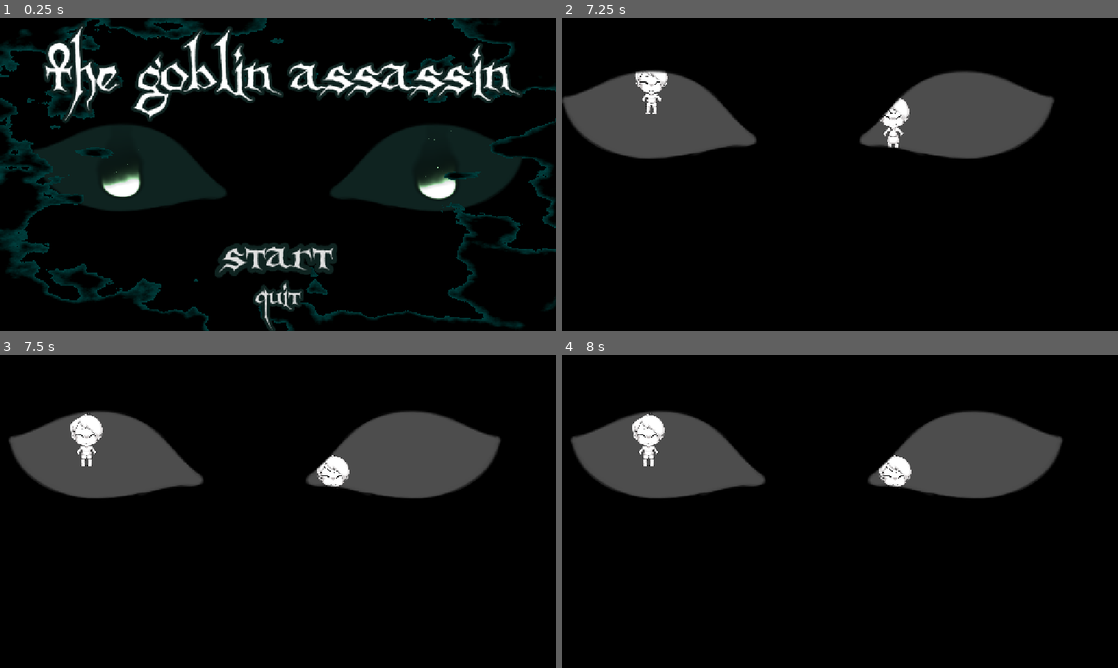
Above: before the commit, frames 1-4 (two rows, left to right).
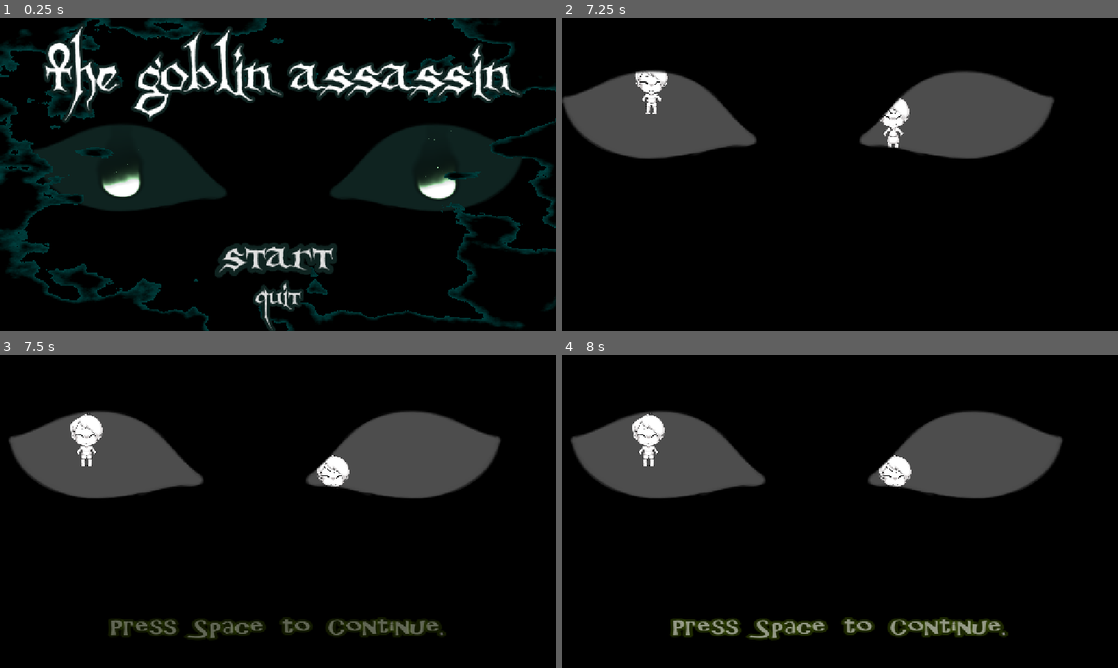
Above: after the commit, the same moments.

Repository: ACristoff/latechjam9
Game: Godot game, scene res://Game/Lib/Game_Manager/game_manager.tscn
Two runs of this game, one before a commit and one after it. Both use one fixed random seed, a clock stepped at 60 frames per second and the inputs below. The engine's default icon, where the game draws it, is replaced by a stand-in: a white triangle on a blue panel in a dark square. Sound files missing from this copy of the repository are replaced by a short silence.
Inputs (mouse positions are in pixels of both pictures, inside the frame that each line leads up to):
- Up to frame 1 (0.25 s): no input
- Up to frame 2 (7.25 s): click "Start" at 0.5 s; move the mouse to (962, 158) at 1.27 s; tap Space (interact) at 1.35, 2.1, 2.85, 3.6, 4.35, 5, 5.1, 5.85, 6.5, 6.6 s; move the mouse to (728, 190) at 2.02 s; move the mouse to (895, 105) at 2.77 s; move the mouse to (812, 237) at 3.52 s; tap Enter at 4.25, 5.75 s; move the mouse to (1006, 221) at 4.27 s; move the mouse to (673, 127) at 5.02 s; move the mouse to (867, 174) at 5.77 s; move the mouse to (756, 96) at 6.52 s
- Up to frame 3 (7.5 s): move the mouse to (400, 495) at 7.27 s; tap Space (interact) at 7.35 s
- Up to frame 4 (8 s): no input

Frames 1-2 are identical in both runs. In frame 3, 2.3% of the frame differs, in the area x 19-81%, y 83-91%; in frame 4, 2.5%.

Commit message:
thought bubble

Diff:
--- a/Assets/Shaders/thought_bubble.tscn
+++ b/Assets/Shaders/thought_bubble.tscn
@@ -259,6 +259,18 @@
 "transitions": PackedFloat32Array(1),
 "update": 0,
 "values": [Color(1, 1, 1, 0.298039)]
+}
+tracks/8/type = "value"
+tracks/8/imported = false
+tracks/8/enabled = true
+tracks/8/path = NodePath("Label2:visible")
+tracks/8/interp = 1
+tracks/8/loop_wrap = true
+tracks/8/keys = {
+"times": PackedFloat32Array(0),
+"transitions": PackedFloat32Array(1),
+"update": 1,
+"values": [false]
 }
 
 [sub_resource type="AnimationLibrary" id="AnimationLibrary_0bgwi"]
@@ -344,6 +356,18 @@
 "update": 0,
 "values": [Color(1, 1, 1, 0.298039)]
 }
+tracks/2/type = "value"
+tracks/2/imported = false
+tracks/2/enabled = true
+tracks/2/path = NodePath("Label2:visible")
+tracks/2/interp = 1
+tracks/2/loop_wrap = true
+tracks/2/keys = {
+"times": PackedFloat32Array(0),
+"transitions": PackedFloat32Array(1),
+"update": 1,
+"values": [false]
+}
 
 [sub_resource type="Animation" id="Animation_7k211"]
 resource_name = "showtext"
@@ -370,6 +394,18 @@
 "transitions": PackedFloat32Array(1, 1),
 "update": 0,
 "values": [Color(1, 1, 1, 0), Color(1, 1, 1, 0.52549)]
+}
+tracks/2/type = "value"
+tracks/2/imported = false
+tracks/2/enabled = true
+tracks/2/path = NodePath("Label2:visible")
+tracks/2/interp = 1
+tracks/2/loop_wrap = true
+tracks/2/keys = {
+"times": PackedFloat32Array(0.59),
+"transitions": PackedFloat32Array(1),
+"update": 1,
+"values": [true]
 }
 
 [sub_resource type="AnimationLibrary" id="AnimationLibrary_7k2af"]
--- a/Game/UI/Main_Menu/main_menu.tscn
+++ b/Game/UI/Main_Menu/main_menu.tscn
@@ -456,6 +456,9 @@
 [node name="GPUParticles2D" parent="EyesOverlay/CanvasLayer/ThoughtBubble" index="2"]
 process_material = SubResource("ParticleProcessMaterial_nvbf8")
 
+[node name="Label2" parent="EyesOverlay/CanvasLayer/ThoughtBubble" index="7"]
+visible = false
+
 [node name="Fire" type="ColorRect" parent="."]
 material = SubResource("ShaderMaterial_iadss")
 layout_mode = 0
--- a/Game/eyes_overlay.tscn
+++ b/Game/eyes_overlay.tscn
@@ -412,6 +412,9 @@
 [node name="GPUParticles2D" parent="CanvasLayer/ThoughtBubble" index="2"]
 process_material = SubResource("ParticleProcessMaterial_uf41v")
 
+[node name="Label2" parent="CanvasLayer/ThoughtBubble" index="7"]
+visible = false
+
 [node name="Demon" type="AudioStreamPlayer2D" parent="."]
 stream = SubResource("AudioStreamRandomizer_lagbl")
 pitch_scale = 0.7
